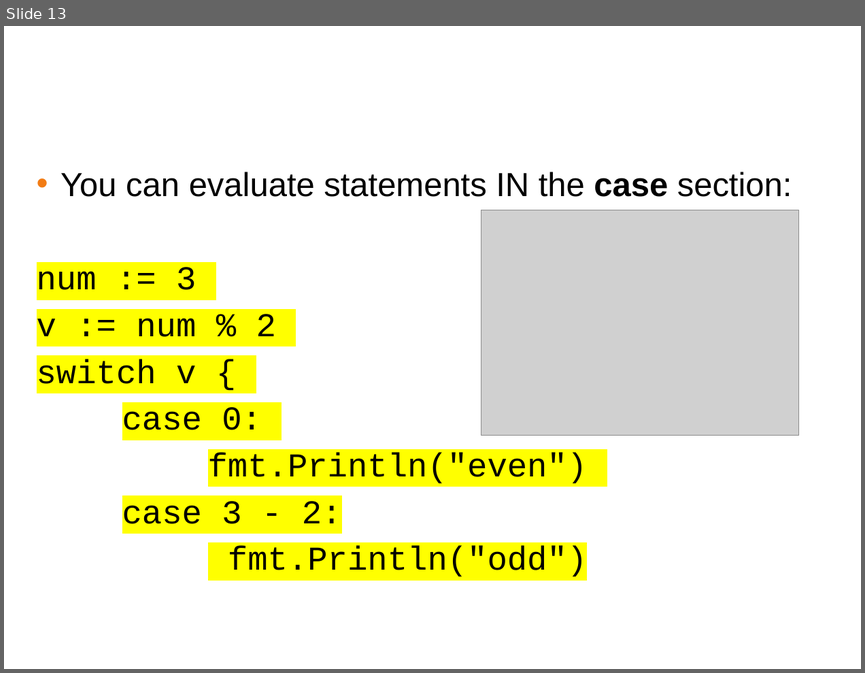
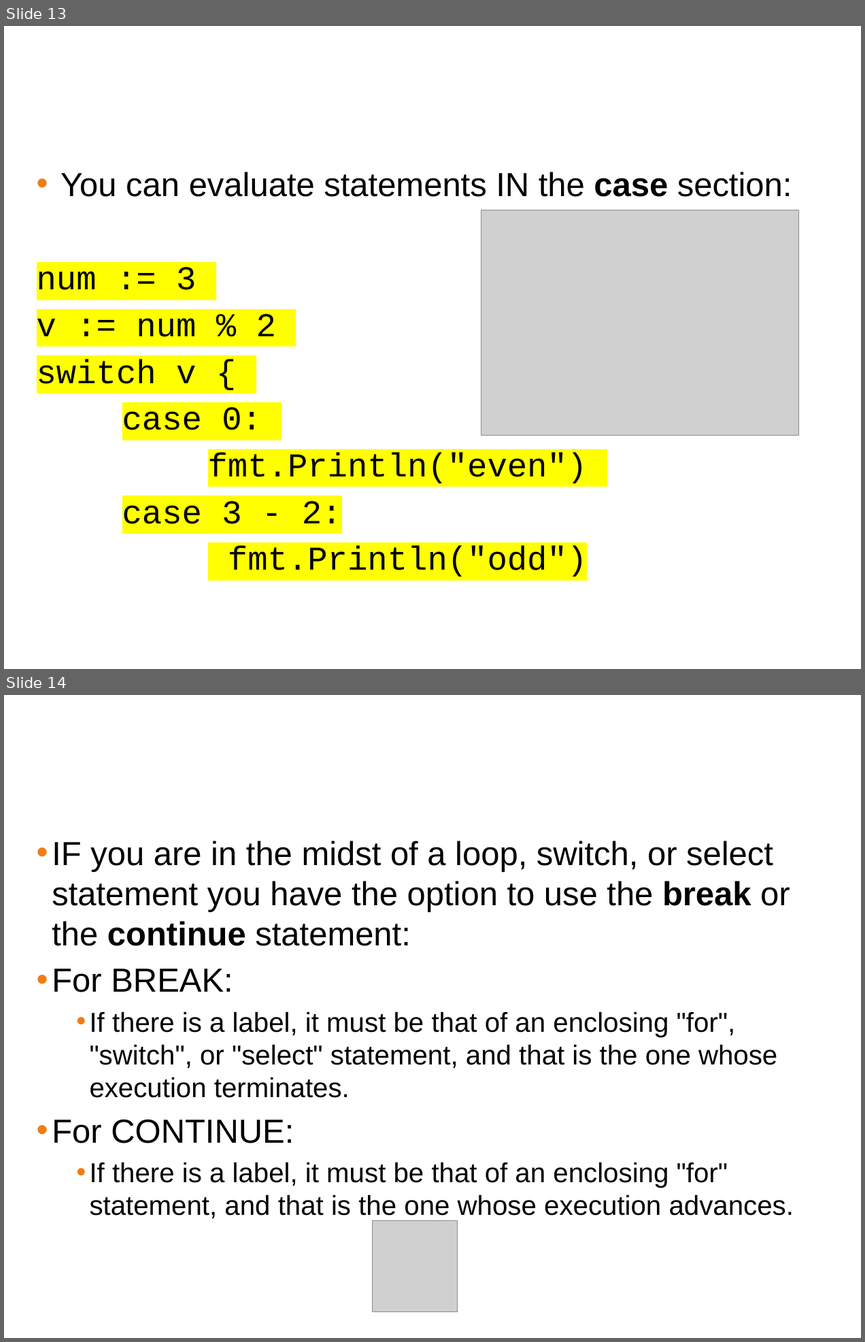
Before and after one commit to ferninphilly/golang_vmware, a slide deck: Module_Three/presentations/module_3_presentation.pptx. Shown one above the other, each under a label of ours: slide 13 before the commit, slides 13 and 14 after it. The pictures are 865x673 and 865x1342 pixels, drawn with LibreOffice and Linux fonts; fonts in the diff are those of the drawing; grey boxes stand for pictures; background and template pictures are left out. Boxes give left, top, right and bottom in pixels: in the first picture for what was removed or moved away, otherwise in the second. Text is boxed around its words. In the diff, an @@ line names an element or a change of style, - is before the commit and + after.

```diff
--- a/Module_Three/presentations/module_3_presentation.pptx
+++ b/Module_Three/presentations/module_3_presentation.pptx
@@ slide 14 added at [4, 695, 861, 1338], background #FFFFFF @@
@@ title added at [11, 709, 853, 772], 38 pt, text #FFFFFF @@
+“Continue” vs ”Break”
@@ text added at [52, 841, 793, 1218], 23 pt, text #000000 @@
+• IF you are in the midst of a loop, switch, or select statement you have the option to use the break or the continue statement:
+• For BREAK:
+  • If there is a label, it must be that of an enclosing "for", "switch", or "select" statement, and that is the one whose execution terminates.
+• For CONTINUE:
+  • If there is a label, it must be that of an enclosing "for" statement, and that is the one whose execution advances.
@@ picture added at [373, 1220, 458, 1311] @@
```
Also in this commit, not shown: 1 slide changed, 14 other slides added, 1 slide removed, 1 other file.
